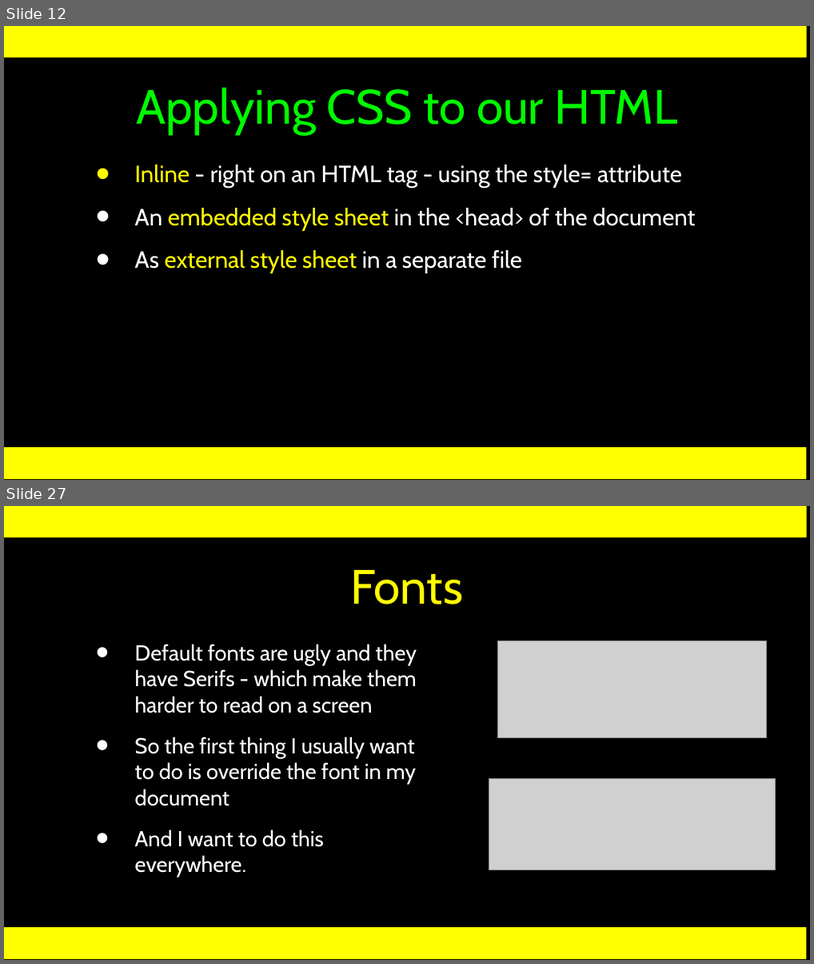
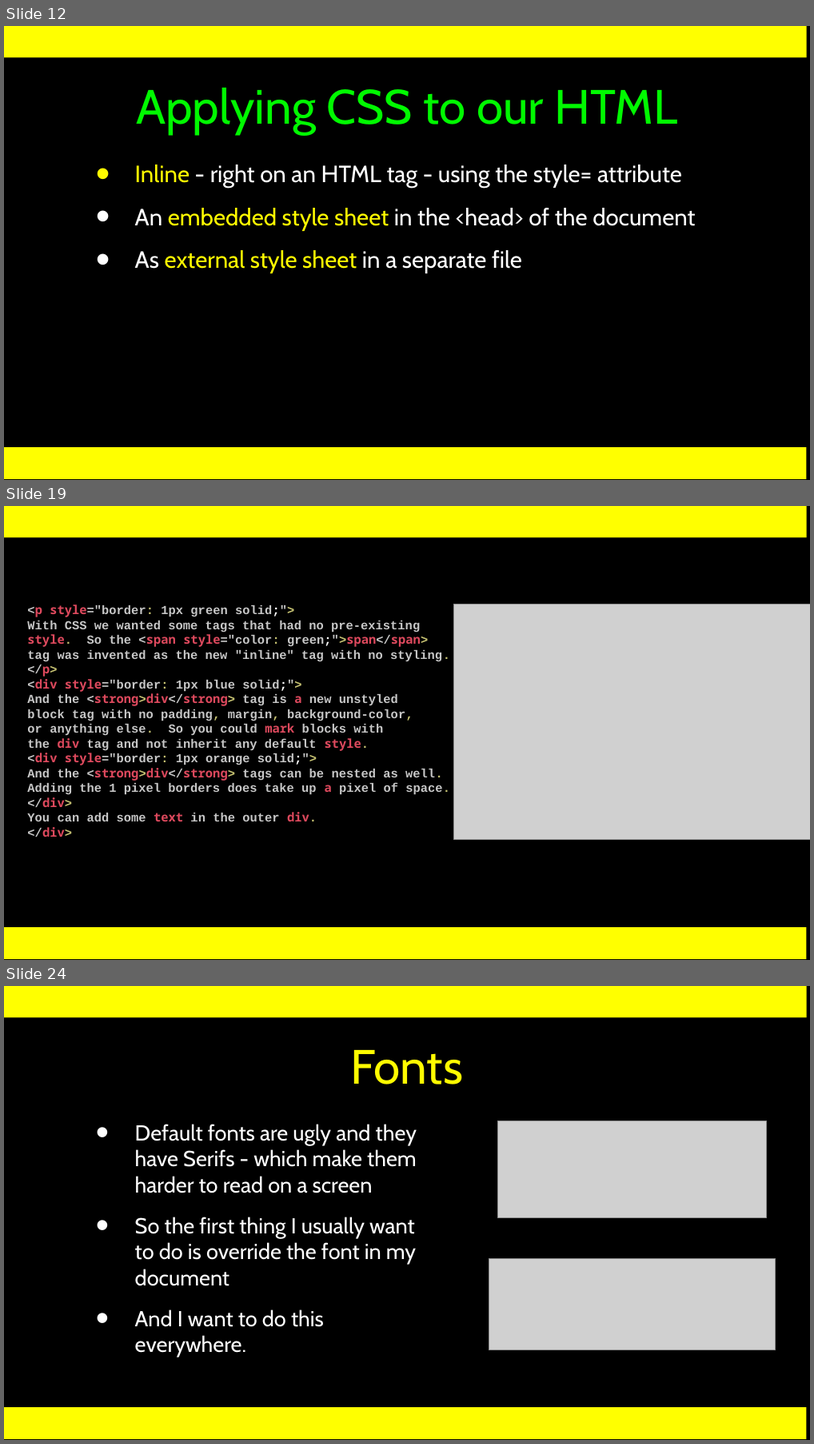
Before and after one commit to csev/wa4e, a slide deck: lectures/Web-03-CSS.ppt. Shown one above the other, each under a label of ours: slides 12 and 27 before the commit, slides 12, 19 and 24 after it; the slides between them are not shown. The pictures are 814x964 and 814x1444 pixels, drawn with LibreOffice and Linux fonts; fonts in the diff are those of the drawing; grey boxes stand for pictures. Boxes give left, top, right and bottom in pixels: in the first picture for what was removed or moved away, otherwise in the second. Text is boxed around its words. In the diff, an @@ line names an element or a change of style, - is before the commit and + after.

```diff
--- a/lectures/Web-03-CSS.ppt
+++ b/lectures/Web-03-CSS.ppt
@@ slide 19 added at bbox=[4, 506, 810, 960], background #000000; not listed: 3 template elements that a slide beside it also shows @@
@@ text added at bbox=[27, 604, 450, 836], 11 pt, text #C7C7C7, bold @@
+<p style="border: 1px green solid;">
+With CSS we wanted some tags that had no pre-existing
+style. So the <span style="color: green;">span</span>
+tag was invented as the new "inline" tag with no styling.
+</p>
+<div style="border: 1px blue solid;">
+And the <strong>div</strong> tag is a new unstyled
+block tag with no padding, margin, background-color,
+or anything else. So you could mark blocks with
+the div tag and not inherit any default style.
+<div style="border: 1px orange solid;">
+And the <strong>div</strong> tags can be nested as well.
+Adding the 1 pixel borders does take up a pixel of space.
+</div>
+You can add some text in the outer div.
+</div>
@@ picture added at bbox=[454, 604, 810, 840] @@
@@ what was slide 27 is now slide 24 @@
```
Also in this commit, not shown: 9 slides changed, 7 other slides added, 11 slides removed, 1 other file.
